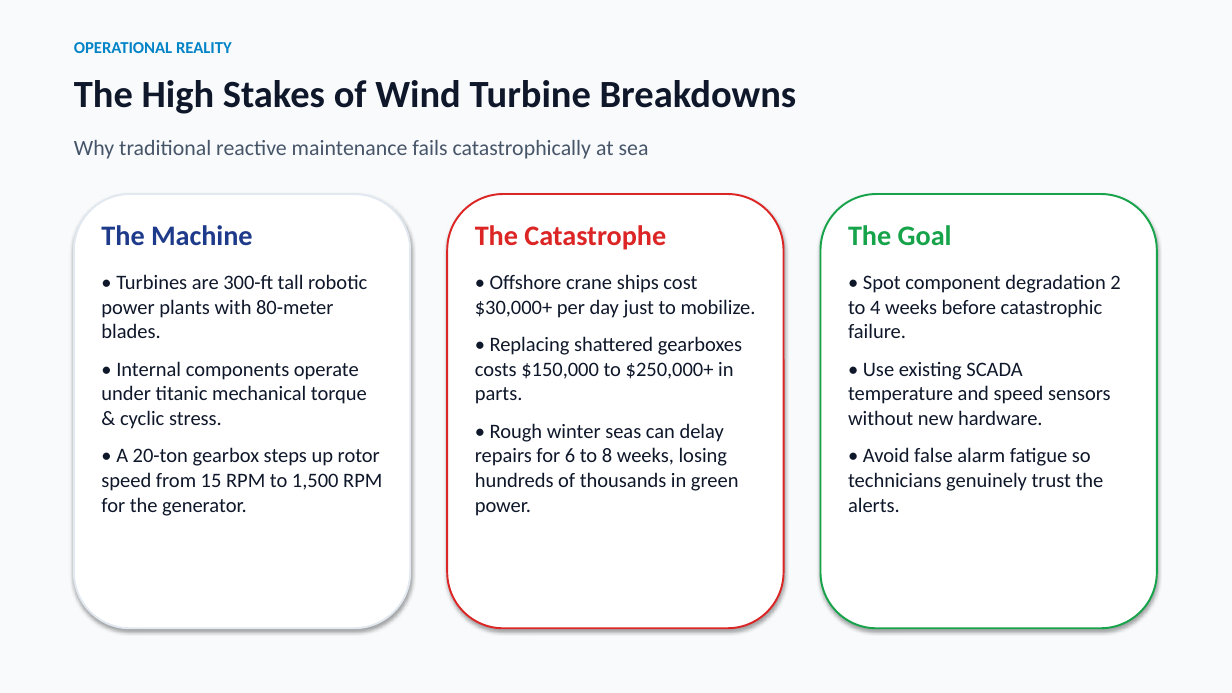
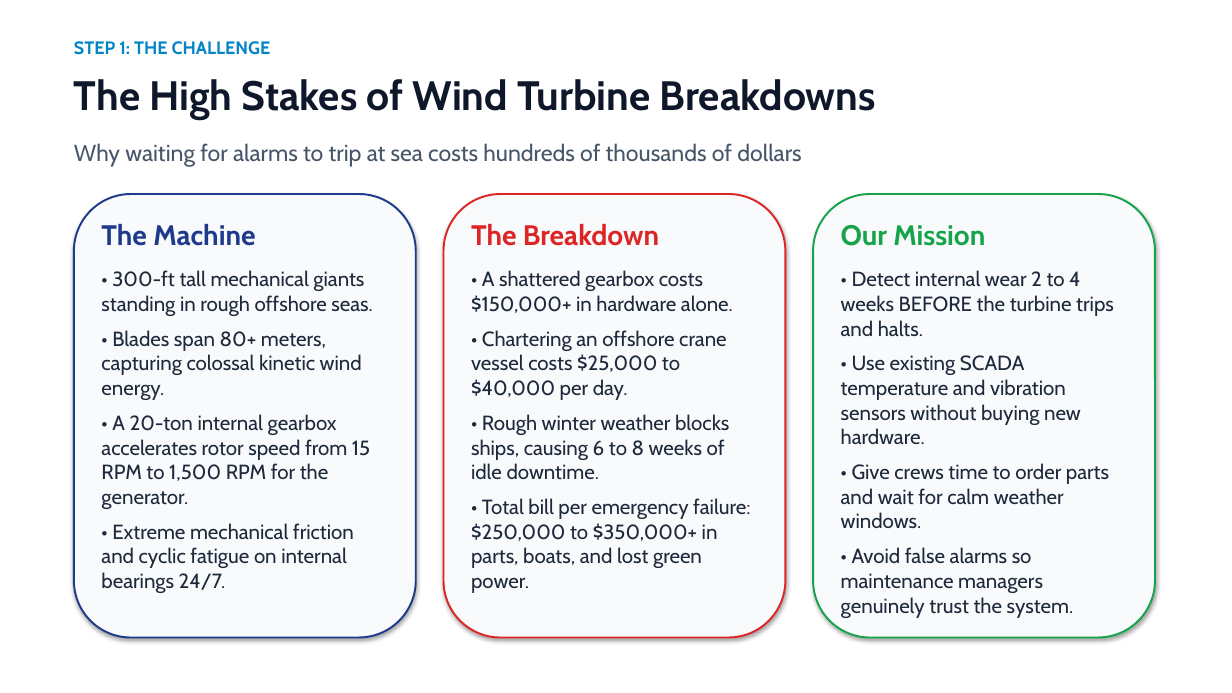
Before and after one commit to RohithBheemini/IDS-Windmill-Project, a slide deck: slide 2 of presentation_wind_turbine_ids.pptx. Drawn at 1232x693 pixels with LibreOffice and Linux fonts; fonts in the diff are those of the drawing. Boxes give left, top, right and bottom in pixels: in the first picture for what was removed or moved away, otherwise in the second. Text is boxed around its words. In the diff, an @@ line names an element or a change of style, - is before the commit and + after.

Commit message:
Clean up repository, consolidate master runner (main.R), update technical documentation (Rmd/HTML), and refresh presentation with high-contrast bright theme

```diff
--- a/presentation_wind_turbine_ids.pptx
+++ b/presentation_wind_turbine_ids.pptx
@@ rectangle at [0, 0, 1232, 693]: fill #F8FAFC to #FFFFFF @@
@@ text at [74, 41, 271, 55]: text changed; size 13 to 14 pt; font Calibri to Cabin @@
-OPERATIONAL REALITY
+STEP 1: THE CHALLENGE
@@ text "The High Stakes of Wind ..." at [74, 79, 876, 120]: size 30 to 32 pt, font Calibri to Cabin @@
@@ text at [74, 143, 801, 167]: text changed; size 17 to 18 pt; font Calibri to Cabin @@
-Why traditional reactive maintenance fails catastrophically at sea
+Why waiting for alarms to trip at sea costs hundreds of thousands of dollars
@@ rounded rectangle: place and size @@
-rounded rectangle at [74, 194, 410, 628]
+rounded rectangle at [74, 194, 416, 638]
@@ rounded rectangle at [74, 194, 416, 638]: fill #FFFFFF to #F8FAFC; outline #E2E8F0 1.5 pt to #1E3A8A 1.5 pt @@
@@ rounded rectangle: place and size @@
-rounded rectangle at [447, 194, 784, 628]
+rounded rectangle at [444, 194, 786, 638]
@@ rounded rectangle at [444, 194, 786, 638]: fill #FFFFFF to #F8FAFC @@
@@ rounded rectangle at [813, 194, 1155, 638]: fill #FFFFFF to #F8FAFC @@
@@ rounded rectangle: place and size @@
-rounded rectangle at [821, 194, 1157, 628]
+rounded rectangle at [813, 194, 1155, 638]
@@ text at [101, 224, 255, 246]: font Calibri to Cabin in "The Machine"; less space between paragraphs @@
@@ text at [471, 224, 750, 593]: text changed; font Calibri to Cabin; text colour #0F172A to #1E293B @@
-The Catastrophe
-• Offshore crane ships cost $30,000+ per day just to mobilize.
-• Replacing shattered gearboxes costs $150,000 to $250,000+ in parts.
-• Rough winter seas can delay repairs for 6 to 8 weeks, losing hundreds of thousands in green power.
+The Breakdown
+• A shattered gearbox costs $150,000+ in hardware alone.
+• Chartering an offshore crane vessel costs $25,000 to $40,000 per day.
+• Rough winter weather blocks ships, causing 6 to 8 weeks of idle downtime.
+• Total bill per emergency failure: $250,000 to $350,000+ in parts, boats, and lost green power.
@@ text at [841, 225, 1114, 618]: text changed; font Calibri to Cabin; text colour #0F172A to #1E293B @@
-The Goal
-• Spot component degradation 2 to 4 weeks before catastrophic failure.
-• Use existing SCADA temperature and speed sensors without new hardware.
-• Avoid false alarm fatigue so technicians genuinely trust the alerts.
+Our Mission
+• Detect internal wear 2 to 4 weeks BEFORE the turbine trips and halts.
+• Use existing SCADA temperature and vibration sensors without buying new hardware.
+• Give crews time to order parts and wait for calm weather windows.
+• Avoid false alarms so maintenance managers genuinely trust the system.
@@ text at [101, 270, 372, 593]: text changed; font Calibri to Cabin; text colour #0F172A to #1E293B @@
-• Turbines are 300-ft tall robotic power plants with 80-meter blades.
-• Internal components operate under titanic mechanical torque & cyclic stress.
-• A 20-ton gearbox steps up rotor speed from 15 RPM to 1,500 RPM for the generator.
+• 300-ft tall mechanical giants standing in rough offshore seas.
+• Blades span 80+ meters, capturing colossal kinetic wind energy.
+• A 20-ton internal gearbox accelerates rotor speed from 15 RPM to 1,500 RPM for the generator.
+• Extreme mechanical friction and cyclic fatigue on internal bearings 24/7.
```
Also in this commit, not shown: 5 other slides changed, 6 slides added, 7 slides removed, 17 other files.
